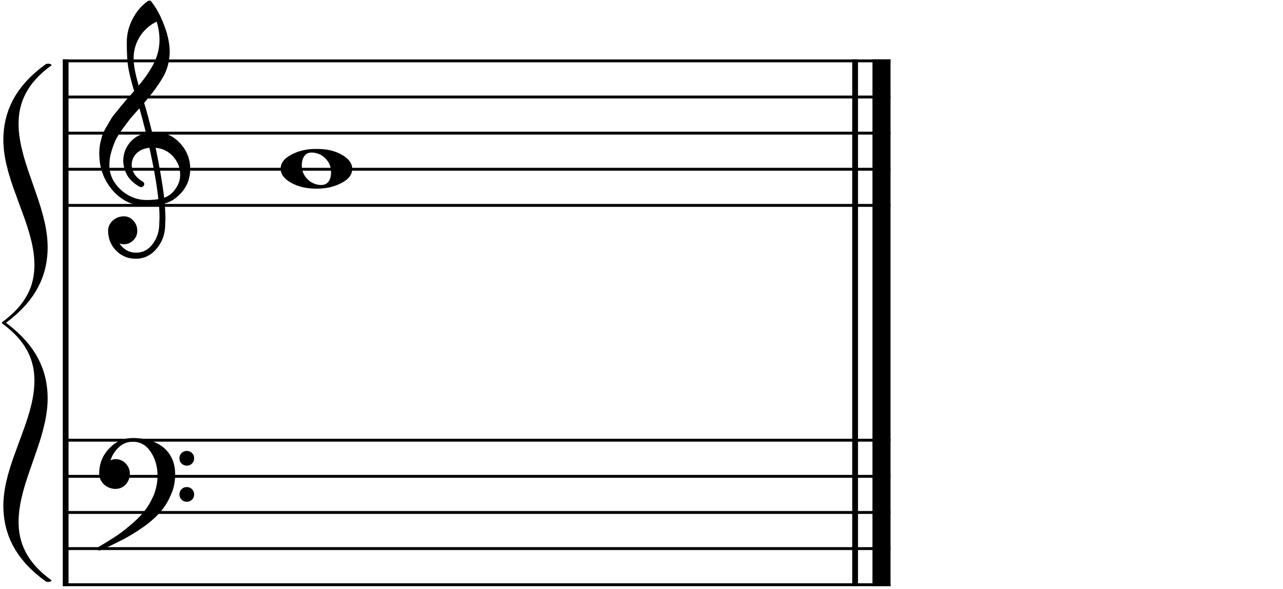
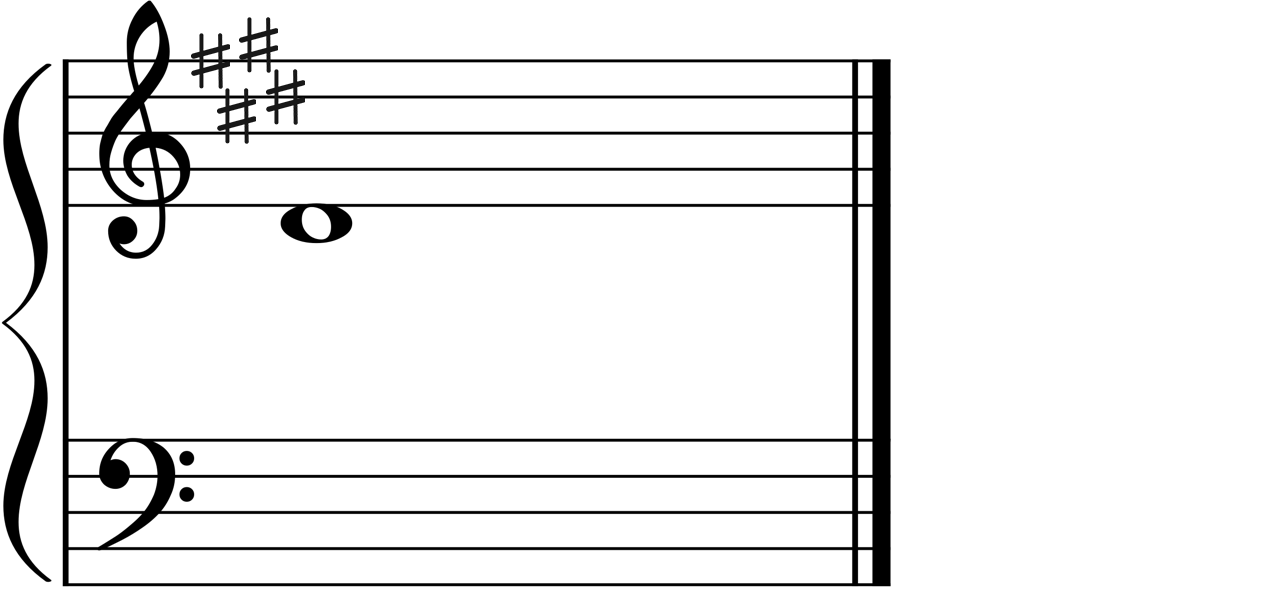
Layer changes from the first 1283x589 image to the second:
added layer "Sharps x4" above "Sharps x3" over [191,17,305,144]
added layer "Layer 3" above "Layer 2" over [191,17,353,244]
renamed "Layer 1" to "Note", hid it over [191,17,353,244]
